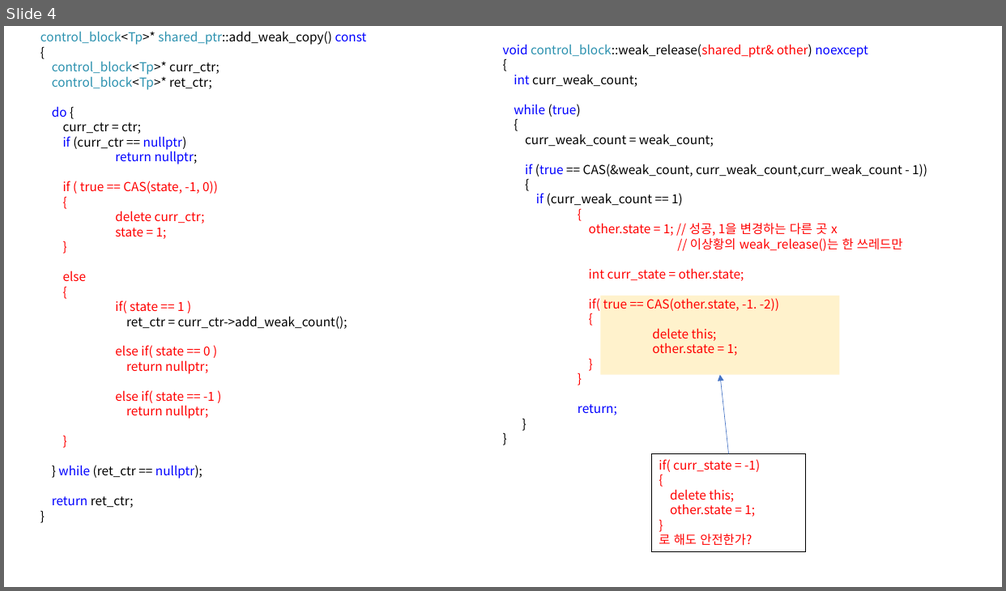
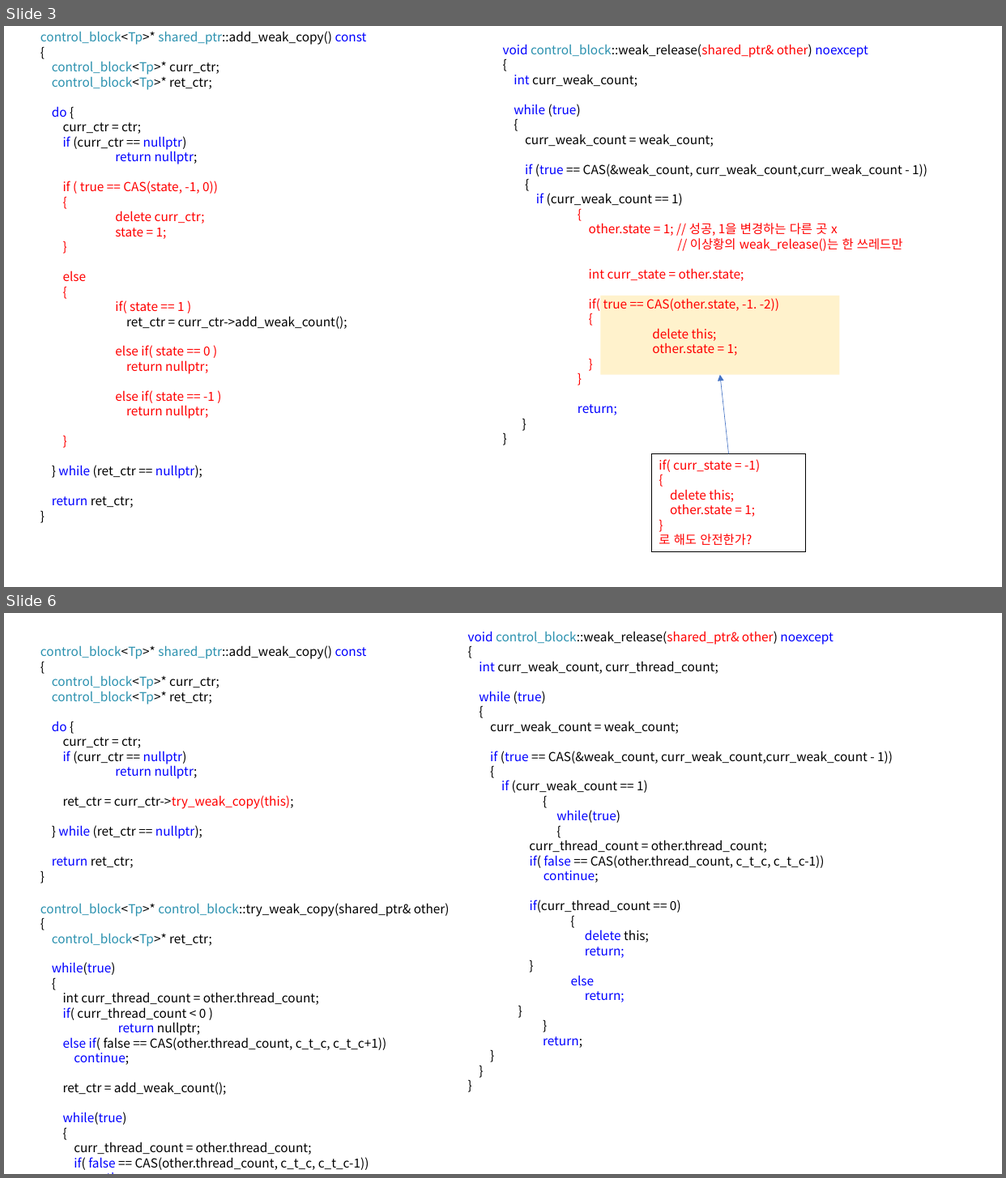
Before and after one commit to KU-t/1920-thesis, a slide deck: 연구일지/졸업작품 주간 일지 30주차/ABA해결방안.pptx. Shown one above the other, each under a label of ours: slide 4 before the commit, slides 3 and 6 after it; the slides between them are not shown. The pictures are 1006x591 and 1006x1178 pixels, drawn with LibreOffice and Linux fonts; fonts in the diff are those of the drawing. Boxes give left, top, right and bottom in pixels: in the first picture for what was removed or moved away, otherwise in the second. Text is boxed around its words. In the diff, an @@ line names an element or a change of style, - is before the commit and + after.

```diff
--- a/연구일지/졸업작품 주간 일지 30주차/ABA해결방안.pptx
+++ b/연구일지/졸업작품 주간 일지 30주차/ABA해결방안.pptx
@@ slide 6 added at [4,613,1002,1174], background #FFFFFF @@
@@ text added at [468,631,893,883], 12 pt, text #000000 @@
+void control_block::weak_release(shared_ptr& other) noexcept
+{
+int curr_weak_count, curr_thread_count;
+while (true)
+{
+curr_weak_count = weak_count;
+if (true == CAS(&weak_count, curr_weak_count,curr_weak_count - 1))
+{
+if (curr_weak_count == 1)
+{
+while(true)
+{
+curr_thread_count = other.thread_count;
+if( false == CAS(other.thread_count, c_t_c, c_t_c-1))
+continue;
+if(curr_thread_count == 0)
+{
+delete this;
+return;
+}
+else
+return;
+}
+}
+return;
+}
+}
+}
@@ text added at [40,645,367,868], 12 pt, text #000000 @@
+control_block<Tp>* shared_ptr::add_weak_copy() const
+{
+control_block<Tp>* curr_ctr;
+control_block<Tp>* ret_ctr;
+do {
+curr_ctr = ctr;
+if (curr_ctr == nullptr)
+return nullptr;
+ret_ctr = curr_ctr->try_weak_copy(this);
+} while (ret_ctr == nullptr);
+return ret_ctr;
+}
@@ text added at [40,900,681,1170], 12 pt, text #000000 @@
+control_block<Tp>* control_block::try_weak_copy(shared_ptr& other)
+{
+control_block<Tp>* ret_ctr;
+while(true)
+{
+int curr_thread_count = other.thread_count;
+if( curr_thread_count < 0 )
+return nullptr;
+else if( false == CAS(other.thread_count, c_t_c, c_t_c+1))
+continue;
+ret_ctr = add_weak_count();
+while(true)
+{
+curr_thread_count = other.thread_count;
+if( false == CAS(other.thread_count, c_t_c, c_t_c-1))
+continue;
+if(curr_thread_count == 0 && ret_ctr = nullptr)
+{
+delete this;
+return ret_ctr;
+}
+else
+return ret_ctr;
+}
+}
+return ret_ctr;
+}
@@ what was slide 4 is now slide 3 @@
```
Also in this commit, not shown: 1 slide changed, 2 other slides added, 1 slide removed, 1 other file.
